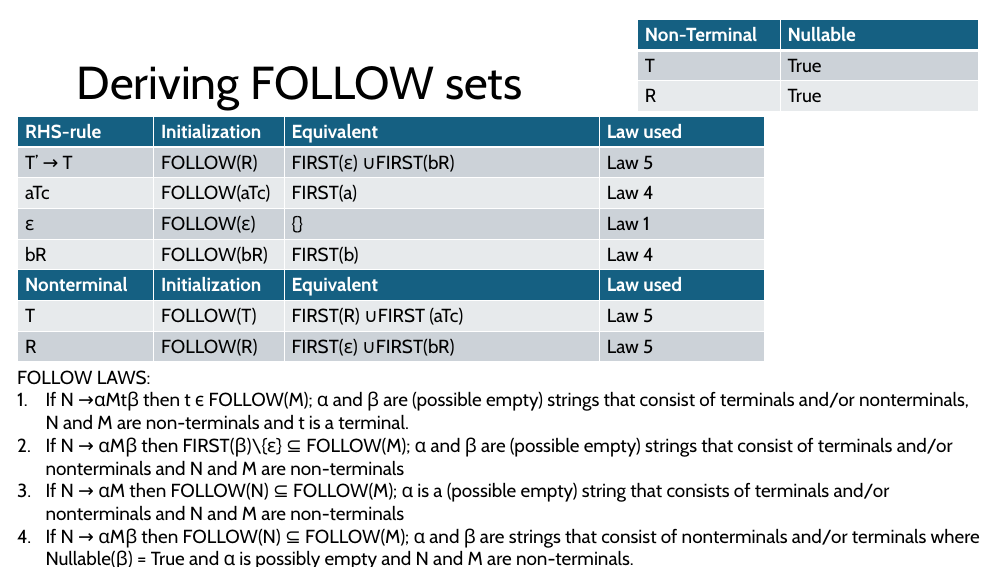
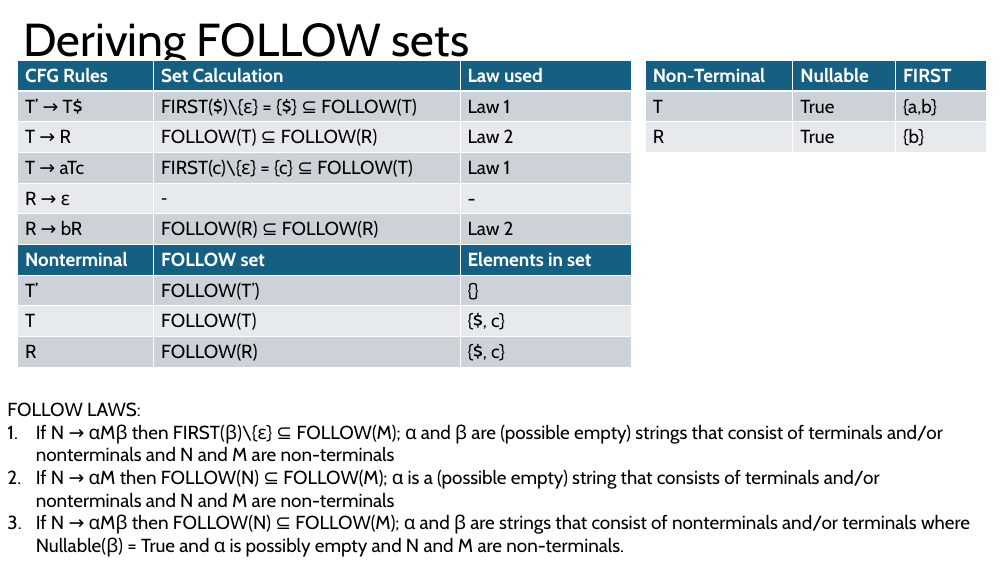
Before and after one commit to Danieldv-s/Research-Materials, a slide deck: slide 16 of Syntax-Analysis/Section2.13Expansion.pptx. Drawn at 1008x567 pixels with LibreOffice and Linux fonts; fonts in the diff are those of the drawing. Boxes give left, top, right and bottom in pixels: in the first picture for what was removed or moved away, otherwise in the second. Text is boxed around its words. In the diff, an @@ line names an element or a change of style, - is before the commit and + after.

Commit message:
Finished Follow set

```diff
--- a/Syntax-Analysis/Section2.13Expansion.pptx
+++ b/Syntax-Analysis/Section2.13Expansion.pptx
@@ title "Deriving FOLLOW sets": place and size @@
-title "Deriving FOLLOW sets" at (77, 66, 522, 110)
+title "Deriving FOLLOW sets" at (24, 23, 469, 67)
@@ table at (17, 60, 631, 368) @@
-RHS-rule | Initialization | Equivalent | Law used
-T’ → T | FOLLOW(R) | FIRST(ε) ∪FIRST(bR) | Law 5
-aTc | FOLLOW(aTc) | FIRST(a) | Law 4
-ε | FOLLOW(ε) | {} | Law 1
-bR | FOLLOW(bR) | FIRST(b) | Law 4
-Nonterminal | Initialization | Equivalent | Law used
-T | FOLLOW(T) | FIRST(R) ∪FIRST (aTc) | Law 5
-R | FOLLOW(R) | FIRST(ε) ∪FIRST(bR) | Law 5
+CFG Rules | Set Calculation | Law used
+T’ → T$ | FIRST($)\{ε} = {$} ⊆ FOLLOW(T) | Law 1
+T → R | FOLLOW(T) ⊆ FOLLOW(R) | Law 2
+T → aTc | FIRST(c)\{ε} = {c} ⊆ FOLLOW(T) | Law 1
+R → ε | - | -
+R → bR | FOLLOW(R) ⊆ FOLLOW(R) | Law 2
+Nonterminal | FOLLOW set | Elements in set
+T’ | FOLLOW(T’) | {}
+T | FOLLOW(T) | {$, c}
+R | FOLLOW(R) | {$, c}
@@ table: place and size @@
-table at (17, 116, 765, 361)
+table at (17, 60, 631, 368)
@@ table at (646, 60, 988, 151) @@
+column 3: FIRST | {a,b} | {b}
@@ table: place and size @@
-table at (637, 20, 979, 112)
+table at (646, 60, 988, 151)
@@ text "FOLLOW LAWS:": place and size @@
-text "FOLLOW LAWS:" at (17, 370, 980, 567)
+text "FOLLOW LAWS:" at (7, 402, 970, 557)
@@ text at (46, 391, 969, 430): paragraph removed @@
-1. If N →αMtβ then t ϵ FOLLOW(M); α and β are (possible empty) strings that consist of terminals and/or nonterminals, N and M are non-terminals and t is a terminal.
```
Also in this commit, not shown: 1 other slide changed, 1 slide added.
